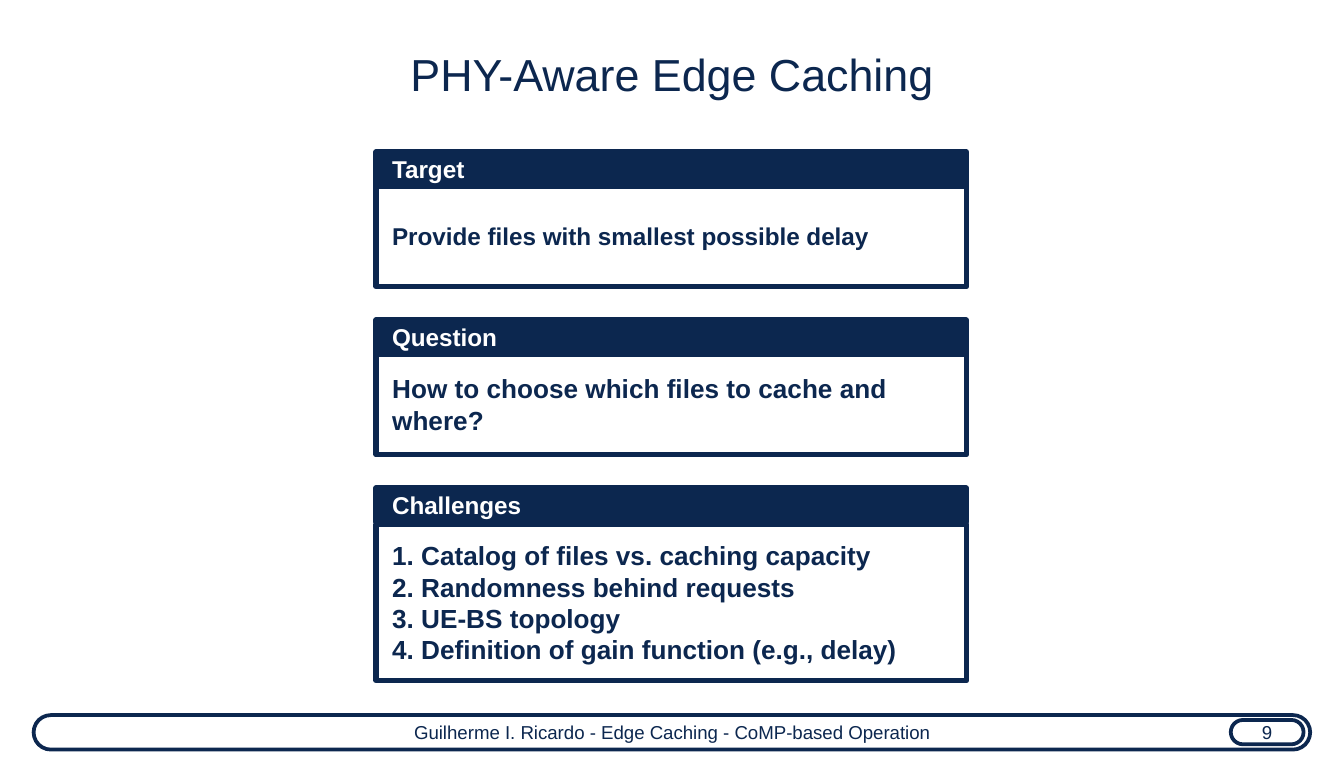
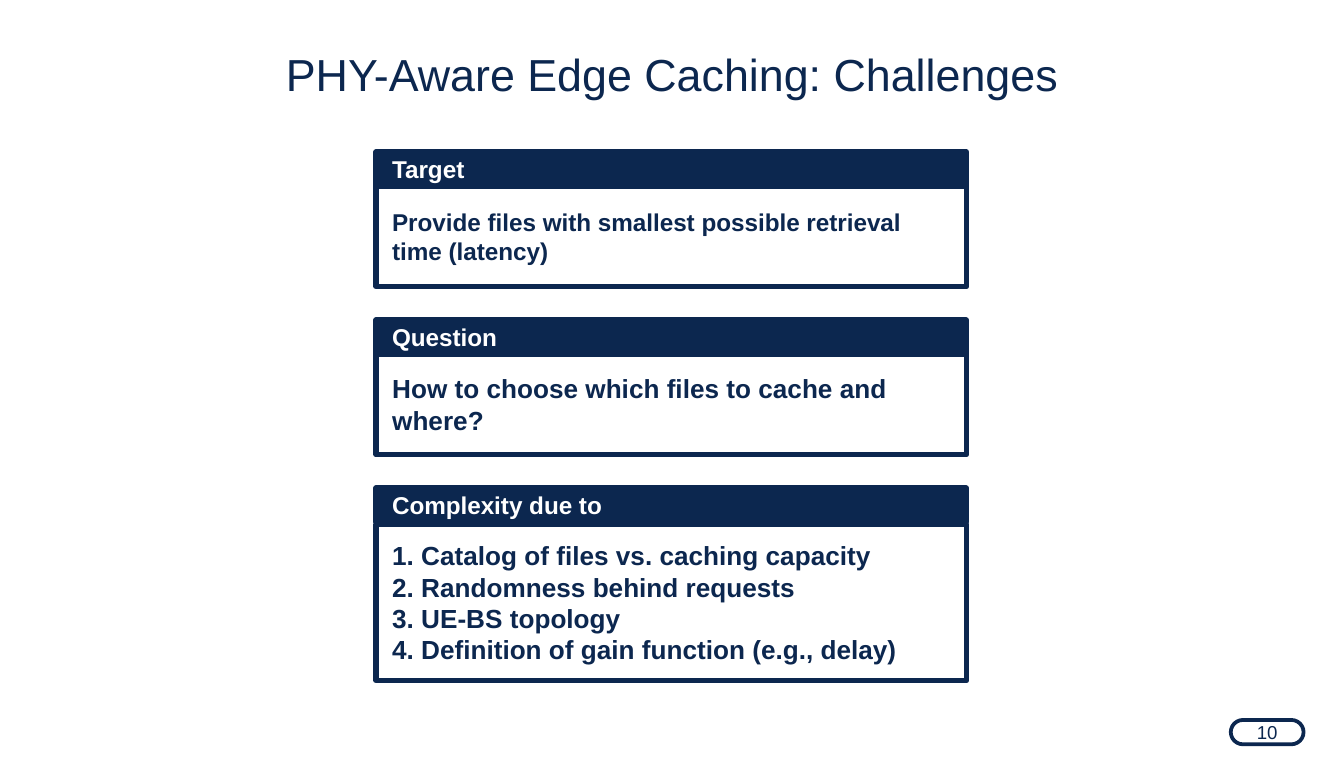
Before and after one commit to guilhermeir/mcf, a slide deck: slide 11 of ensea_background.odp. Drawn at 1344x757 pixels with LibreOffice and Linux fonts; fonts in the diff are those of the drawing. Boxes give left, top, right and bottom in pixels: in the first picture for what was removed or moved away, otherwise in the second. Text is boxed around its words. In the diff, an @@ line names an element or a change of style, - is before the commit and + after.

```diff
--- a/ensea_background.odp
+++ b/ensea_background.odp
@@ title at [286,58,1058,100]: text changed @@
-PHY-Aware Edge Caching
+PHY-Aware Edge Caching: Challenges
@@ text in rectangle at [392,213,900,265]: text changed @@
-Provide files with smallest possible delay
+Provide files with smallest possible retrieval time (latency)
@@ text in rectangle at [392,496,602,519]: text changed @@
-Challenges
+Complexity due to
@@ rounded rectangle removed at [34,715,1310,750] @@
-Guilherme I. Ricardo - Edge Caching - CoMP-based Operation
@@ text in rounded rectangle at [1257,726,1278,744]: text changed @@
-9
+10
```
Also in this commit, not shown: 17 other slides changed, 1 slide added, 4 slides removed, 5 other files.
